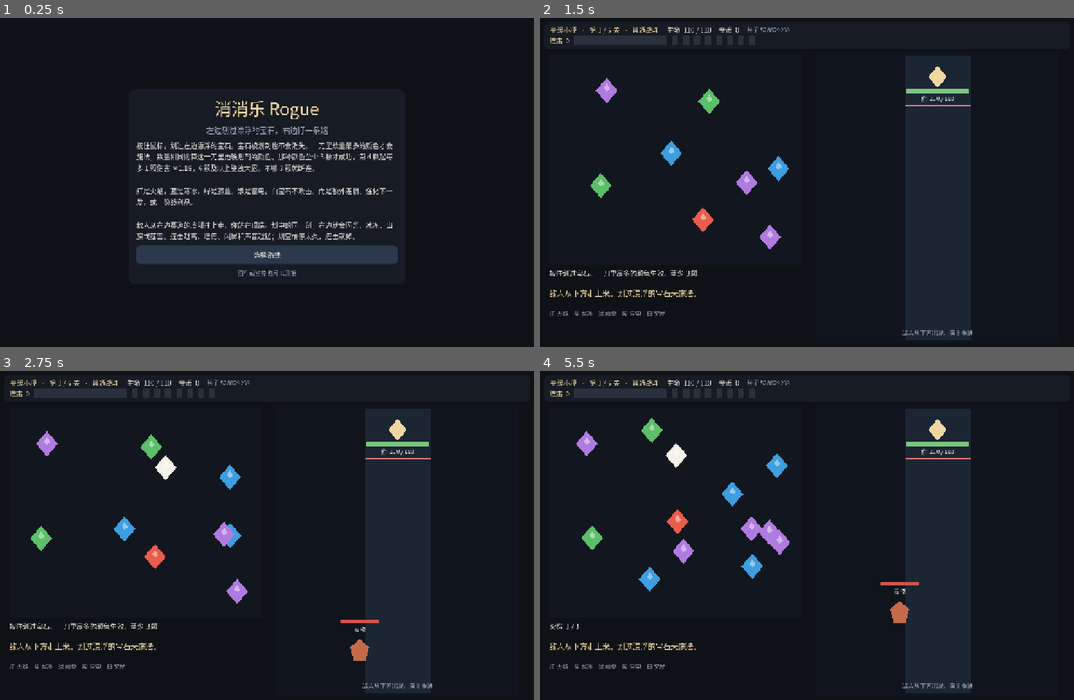
Above: before the commit, frames 1-4 (two rows, left to right).
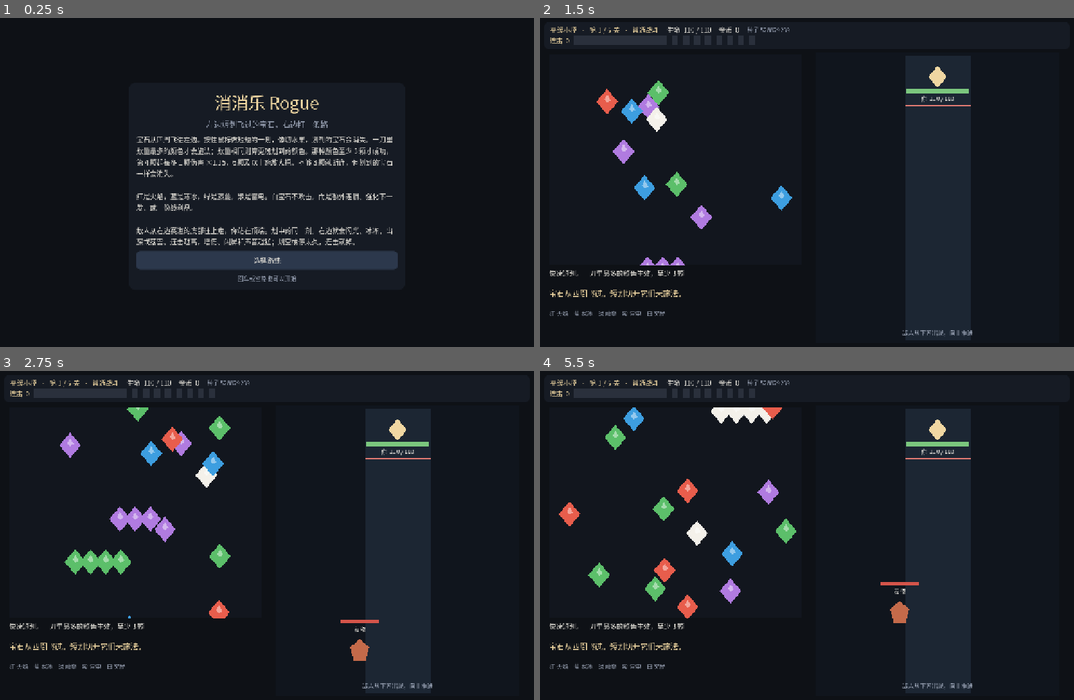
Above: after the commit, the same moments.

Repository: kaseywan1112/111Wuxia
Game: Godot game, scene res://scenes/main.tscn
Same seed, same stepped clock (60 frames per second), same inputs: the game is played once before the commit and once after it.
Inputs (mouse positions are in pixels of both pictures, inside the frame that each line leads up to):
- Up to frame 1 (0.25 s): no input
- Up to frame 2 (1.5 s): click "选择路线" at 0.5 s; click "走这条" at 1.25 s
- Up to frame 3 (2.75 s): tap Enter at 2 s; move the mouse to (384, 522) at 2.02 s; tap 1 at 2.1 s; click (384, 522) at 2.17 s; tap Space at 2.27 s
- Up to frame 4 (5.5 s): move the mouse to (700, 555) at 2.77 s; tap 2 at 2.85 s; click (700, 555) at 2.92 s; tap Space at 3.02, 4.52, 5.27 s; move the mouse to (860, 466) at 3.52 s; tap 3 at 3.6 s; click (860, 466) at 3.67 s; move the mouse to (780, 607) at 4.27 s; tap Enter at 4.35 s; click (780, 607) at 4.42 s; move the mouse to (967, 591) at 5.02 s; tap Keypad Enter at 5.1 s; click (967, 591) at 5.17 s

The runs differ from the first frame. In frame 1, 8.2% of the frame differs, in the area x 25-75%, y 23-81%; in frame 2, 3.4%; in frame 3, 4.6%; in frame 4, 5.1%.

Commit message:
Turn gem swipes into short Fruit Ninja slashes.
Gems fly in from the edges and disappear when a flick cuts them. A short stroke casts only its majority color, and the lane still takes that hit immediately.

Co-authored-by: kasey.wan1112 <kasey.wan1112@gmail.com>

Diff:
--- a/project.godot
+++ b/project.godot
@@ -11,7 +11,7 @@
 [application]
 
 config/name="消消乐 Rogue"
-config/description="左边划过漂浮的宝石，右边打一条路上的敌人。"
+config/description="左边短划飞过的宝石，右边打一条路上的敌人。"
 run/main_scene="res://scenes/main.tscn"
 config/features=PackedStringArray("4.6", "Forward Plus")
 config/icon="res://icon.svg"
--- a/scripts/board_view.gd
+++ b/scripts/board_view.gd
@@ -4,14 +4,17 @@
 
 const FIELD_W := 600.0
 const FIELD_H := 500.0
-const START_GEMS := 8
-const SPAWN_INTERVAL := 0.7
-const GEM_CAP := 16
+const START_GEMS := 10
+const SPAWN_INTERVAL := 0.16
+const BURST_INTERVAL := 0.85
+const GEM_CAP := 22
 const GEM_RADIUS := 30.0
-const HIT_RADIUS := 42.0
-const DRIFT_MIN := 26.0
-const DRIFT_MAX := 48.0
+const HIT_RADIUS := 44.0
+const FLY_MIN := 165.0
+const FLY_MAX := 245.0
 const SWIPE_MIN := 18.0
+const SLASH_MAX_LENGTH := 220.0
+const SLASH_MAX_TIME := 0.32
 
 signal chain_resolved(color_index: int, length: int, origin: Vector2)
 signal chain_broken
@@ -24,13 +27,16 @@
 var _gems: Array = []
 var _next_id := 1
 var _spawn_timer := 0.0
+var _burst_timer := 0.35
 var _rng := RandomNumberGenerator.new()
 var _drawing := false
+var _pointer_down := false
 var _stroke: PackedVector2Array = PackedVector2Array()
 var _hit_ids: Array[int] = []
 var _hit_colors: Array[int] = []
 var _hit_points: Array[Vector2] = []
 var _travel := 0.0
+var _stroke_started_ms := 0
 var _line: Line2D
 
 
@@ -74,8 +80,10 @@
 			node.queue_free()
 	_gems.clear()
 	_spawn_timer = SPAWN_INTERVAL
+	_burst_timer = 0.45
 	for _i in START_GEMS:
-		_spawn_gem()
+		_spawn_flyer(true)
+	_spawn_burst()
 
 
 func _process(delta: float) -> void:
@@ -86,30 +94,37 @@
 		if _spawn_timer <= 0.0:
 			_spawn_timer = SPAWN_INTERVAL
 			if _gems.size() < GEM_CAP:
-				_spawn_gem()
-			# A full field skips this spawn and waits for the next interval.
-	var margin := GEM_RADIUS + 8.0
+				_spawn_flyer(false)
+		_burst_timer -= delta
+		if _burst_timer <= 0.0:
+			_burst_timer = BURST_INTERVAL
+			if _gems.size() < GEM_CAP - 2:
+				_spawn_burst()
+	if _drawing:
+		var elapsed := float(Time.get_ticks_msec() - _stroke_started_ms) / 1000.0
+		if elapsed >= SLASH_MAX_TIME:
+			var at := _stroke[_stroke.size() - 1] if not _stroke.is_empty() else Vector2(FIELD_W * 0.5, FIELD_H * 0.5)
+			var held := _pointer_down
+			_end_stroke()
+			if held and accept_input:
+				_begin_stroke(at)
+	var alive: Array = []
 	for gem in _gems:
 		var pos: Vector2 = gem["pos"]
 		var vel: Vector2 = gem["vel"]
 		pos += vel * delta
-		if pos.x < margin:
-			pos.x = margin
-			vel.x = absf(vel.x)
-		elif pos.x > FIELD_W - margin:
-			pos.x = FIELD_W - margin
-			vel.x = -absf(vel.x)
-		if pos.y < margin:
-			pos.y = margin
-			vel.y = absf(vel.y)
-		elif pos.y > FIELD_H - margin:
-			pos.y = FIELD_H - margin
-			vel.y = -absf(vel.y)
+		gem["life"] = float(gem["life"]) + delta
 		gem["pos"] = pos
-		gem["vel"] = vel
 		var node: Node2D = gem["node"]
+		var outside := pos.x < -70.0 or pos.x > FIELD_W + 70.0 or pos.y < -70.0 or pos.y > FIELD_H + 70.0
+		if float(gem["life"]) > 0.4 and outside:
+			if is_instance_valid(node):
+				node.queue_free()
+			continue
 		if is_instance_valid(node):
 			node.position = pos
+		alive.append(gem)
+	_gems = alive
 
 
 func _input(event: InputEvent) -> void:
@@ -122,10 +137,13 @@
 				return
 			if not get_global_rect().has_point(button.position):
 				return
+			_pointer_down = true
 			_begin_stroke(button.position - get_global_rect().position)
 			get_viewport().set_input_as_handled()
-		elif _drawing:
-			_end_stroke()
+		elif _drawing or _pointer_down:
+			_pointer_down = false
+			if _drawing:
+				_end_stroke()
 			get_viewport().set_input_as_handled()
 	elif event is InputEventMouseMotion and _drawing:
 		var motion := event as InputEventMouseMotion
@@ -141,8 +159,10 @@
 	_hit_colors.clear()
 	_hit_points.clear()
 	_travel = 0.0
+	_stroke_started_ms = Time.get_ticks_msec()
 	_line.clear_points()
-	_line.default_color = Color(1, 1, 1, 0.92)
+	_line.width = 18.0
+	_line.default_color = Color(1, 1, 1, 0.95)
 	_extend_stroke(local)
 
 
@@ -163,6 +183,11 @@
 	_line.add_point(clamped)
 	_collect_along(previous, clamped)
 	_emit_preview()
+	if _travel >= SLASH_MAX_LENGTH:
+		var held := _pointer_down
+		_end_stroke()
+		if held and accept_input:
+			_begin_stroke(clamped)
 
 
 func _collect_along(a: Vector2, b: Vector2) -> void:
@@ -187,10 +212,11 @@
 	var length := int(resolved["length"])
 	var origin := _origin_for(color_index)
 	_fade_stroke()
-	_restore_gems()
 	if not moved:
+		_restore_gems()
 		path_changed.emit(-1, 0)
 		return
+	_consume_hits()
 	if length >= Rules.MIN_CHAIN and color_index >= 0:
 		chain_resolved.emit(color_index, length, origin)
 	else:
@@ -214,34 +240,60 @@
 	path_changed.emit(int(resolved["color"]), int(resolved["length"]))
 
 
-func _spawn_gem() -> void:
+func _spawn_flyer(already_inside: bool) -> void:
 	if _gems.size() >= GEM_CAP or not roll_color.is_valid():
 		return
-	var margin := GEM_RADIUS + 16.0
-	var pos := Vector2(
-		_rng.randf_range(margin, FIELD_W - margin),
-		_rng.randf_range(margin, FIELD_H - margin)
-	)
-	for _try in 6:
-		var crowded := false
-		for other in _gems:
-			var other_pos: Vector2 = other["pos"]
-			if other_pos.distance_to(pos) < HIT_RADIUS * 1.35:
-				crowded = true
-				break
-		if not crowded:
-			break
-		pos = Vector2(
-			_rng.randf_range(margin, FIELD_W - margin),
-			_rng.randf_range(margin, FIELD_H - margin)
-		)
-	var angle := _rng.randf() * TAU
-	var speed := _rng.randf_range(DRIFT_MIN, DRIFT_MAX)
+	var edge := _rng.randi() % 4
+	var lateral := _rng.randf_range(48.0, (FIELD_H if edge < 2 else FIELD_W) - 48.0)
+	var jitter := _rng.randf_range(-180.0, 180.0)
+	var speed := _rng.randf_range(FLY_MIN, FLY_MAX)
+	var progress := _rng.randf_range(0.18, 0.72) if already_inside else 0.0
+	_launch_gem(int(roll_color.call()), edge, lateral, jitter, speed, progress)
+
+
+func _spawn_burst() -> void:
+	if not roll_color.is_valid() or _gems.size() >= GEM_CAP - 2:
+		return
 	var color_index := int(roll_color.call())
+	var edge := _rng.randi() % 4
+	var span := FIELD_H if edge < 2 else FIELD_W
+	var lateral := _rng.randf_range(90.0, span - 90.0)
+	var jitter := _rng.randf_range(-90.0, 90.0)
+	var speed := _rng.randf_range(FLY_MIN, FLY_MIN + 40.0)
+	var count := 4 if _rng.randf() < 0.35 else 3
+	for i in count:
+		if _gems.size() >= GEM_CAP:
+			return
+		var offset := (float(i) - float(count - 1) * 0.5) * 36.0
+		_launch_gem(color_index, edge, lateral + offset, jitter, speed, 0.0)
+
+
+func _launch_gem(color_index: int, edge: int, lateral: float, jitter: float, speed: float, progress: float) -> void:
+	var start := Vector2.ZERO
+	var aim := Vector2.ZERO
+	match edge:
+		0:
+			start = Vector2(-46.0, clampf(lateral, 20.0, FIELD_H - 20.0))
+			aim = Vector2(FIELD_W + 46.0, clampf(start.y + jitter, 24.0, FIELD_H - 24.0))
+		1:
+			start = Vector2(FIELD_W + 46.0, clampf(lateral, 20.0, FIELD_H - 20.0))
+			aim = Vector2(-46.0, clampf(start.y + jitter, 24.0, FIELD_H - 24.0))
+		2:
+			start = Vector2(clampf(lateral, 20.0, FIELD_W - 20.0), -46.0)
+			aim = Vector2(clampf(start.x + jitter, 24.0, FIELD_W - 24.0), FIELD_H + 46.0)
+		_:
+			start = Vector2(clampf(lateral, 20.0, FIELD_W - 20.0), FIELD_H + 46.0)
+			aim = Vector2(clampf(start.x + jitter, 24.0, FIELD_W - 24.0), -46.0)
+	var direction := aim - start
+	if direction.length_squared() < 1.0:
+		direction = Vector2.RIGHT
+	direction = direction.normalized()
+	var pos := start.lerp(aim, clampf(progress, 0.0, 0.85))
 	var node := Node2D.new()
 	node.position = pos
 	add_child(node)
-	move_child(node, _line.get_index())
+	if _line != null:
+		move_child(node, _line.get_index())
 	var gem := Polygon2D.new()
 	gem.polygon = _gem_polygon()
 	gem.color = Rules.GEM_COLORS[clampi(color_index, 0, Rules.GEM_COLORS.size() - 1)]
@@ -254,7 +306,8 @@
 		"id": _next_id,
 		"color": color_index,
 		"pos": pos,
-		"vel": Vector2(cos(angle), sin(angle)) * speed,
+		"vel": direction * speed,
+		"life": progress * 1.2,
 		"node": node,
 		"gem": gem,
 		"base": gem.color,
@@ -279,6 +332,30 @@
 	var tween := create_tween()
 	tween.tween_property(slash, "modulate:a", 0.0, 0.45)
 	tween.tween_callback(slash.queue_free)
+
+
+func _consume_hits() -> void:
+	var doomed := {}
+	for id in _hit_ids:
+		doomed[id] = true
+	var kept: Array = []
+	for gem in _gems:
+		if doomed.has(int(gem["id"])):
+			_pop_gem(gem)
+		else:
+			kept.append(gem)
+	_gems = kept
+
+
+func _pop_gem(gem: Dictionary) -> void:
+	var node: Node2D = gem["node"]
+	if not is_instance_valid(node):
+		return
+	var tween := create_tween()
+	tween.set_parallel(true)
+	tween.tween_property(node, "scale", Vector2(0.05, 0.05), 0.12)
+	tween.tween_property(node, "modulate:a", 0.0, 0.12)
+	tween.chain().tween_callback(node.queue_free)
 
 
 func _restore_gems() -> void:
@@ -299,7 +376,7 @@
 	_line.z_index = 6
 	add_child(_line)
 	var tween := create_tween()
-	tween.tween_property(fading, "modulate:a", 0.0, 0.28)
+	tween.tween_property(fading, "modulate:a", 0.0, 0.14)
 	tween.tween_callback(fading.queue_free)
 
 
--- a/scripts/main.gd
+++ b/scripts/main.gd
@@ -178,8 +178,8 @@
 	lane.freeze_bonus = state.freeze_bonus
 	lane.summon_bonus = state.summon_bonus
 	lane.begin_fight(state.current_kind(), state.trash_variant(), state.hp, state.max_hp)
-	action_label.text = "敌人从下方走上来。划过漂浮的宝石来施法。"
-	preview_label.text = "按住划过宝石。一刀里最多的颜色生效，至少 3 颗"
+	action_label.text = "宝石从四周飞过。短划切开它们来施法。"
+	preview_label.text = "快速短划。一刀里最多的颜色生效，至少 3 颗"
 	_refresh_hud()
 	get_viewport().gui_release_focus()
 
@@ -526,7 +526,7 @@
 	lane.position = Vector2(660, 4)
 	world.add_child(lane)
 
-	preview_label = _label("按住划过宝石。一刀里最多的颜色生效，至少 3 颗", 16, PAPER, true)
+	preview_label = _label("快速短划。一刀里最多的颜色生效，至少 3 颗", 16, PAPER, true)
 	preview_label.position = Vector2(28, 516)
 	preview_label.size = Vector2(600, 44)
 	world.add_child(preview_label)
@@ -554,11 +554,11 @@
 	var title := _label("消消乐 Rogue", 40, GOLD)
 	title.horizontal_alignment = HORIZONTAL_ALIGNMENT_CENTER
 	box.add_child(title)
-	var sub := _label("左边划过漂浮的宝石，右边打一条路", 18, MUTED)
+	var sub := _label("左边短划飞过的宝石，右边打一条路", 18, MUTED)
 	sub.horizontal_alignment = HORIZONTAL_ALIGNMENT_CENTER
 	box.add_child(sub)
 	var rules := _label(
-		"按住鼠标，划过左边漂浮的宝石。宝石被划到也不会消失。一刀里数量最多的颜色才会施法；数量相同则算这一刀里更晚划到的颜色。那种颜色至少 3 颗才成功，第 4 颗起每多 1 颗伤害 ×1.15，6 颗及以上施放大招。不够 3 颗就断连。\n\n红是火焰，蓝是寒冰，绿是藤蔓，紫是雷电。白宝石不攻击，而是额外连锁、强化下一发，或一份战利品。\n\n敌人从右边赛道的底部往上走，你站在顶端。划中的同一刻，右边就会闪光、冰冻、出藤或落雷。连击越高，增伤、闪屏和声音越猛；划空或停太久，连击就掉。",
+		"宝石从四周飞进左边。按住鼠标做短短的一划，像切水果，划到的宝石会消失。一刀里数量最多的颜色才会施法；数量相同则算更晚划到的颜色。那种颜色至少 3 颗才成功，第 4 颗起每多 1 颗伤害 ×1.15，6 颗及以上施放大招。不够 3 颗就断连，但划到的宝石一样会消失。\n\n红是火焰，蓝是寒冰，绿是藤蔓，紫是雷电。白宝石不攻击，而是额外连锁、强化下一发，或一份战利品。\n\n敌人从右边赛道的底部往上走，你站在顶端。划中的同一刻，右边就会闪光、冰冻、出藤或落雷。连击越高，增伤、闪屏和声音越猛；划空或停太久，连击就掉。",
 		16,
 		PAPER,
 		true
Not shown, changed: README.md
